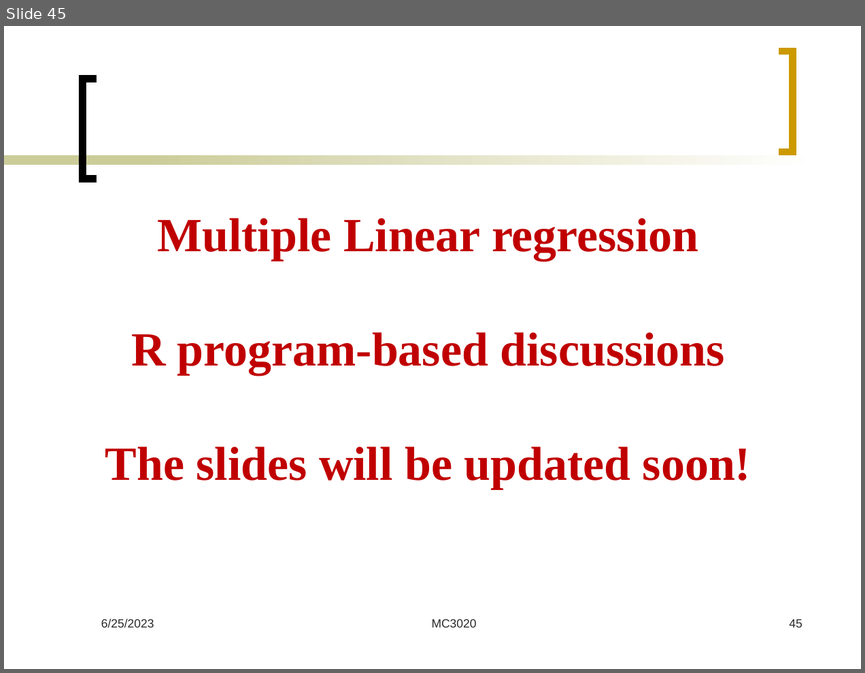
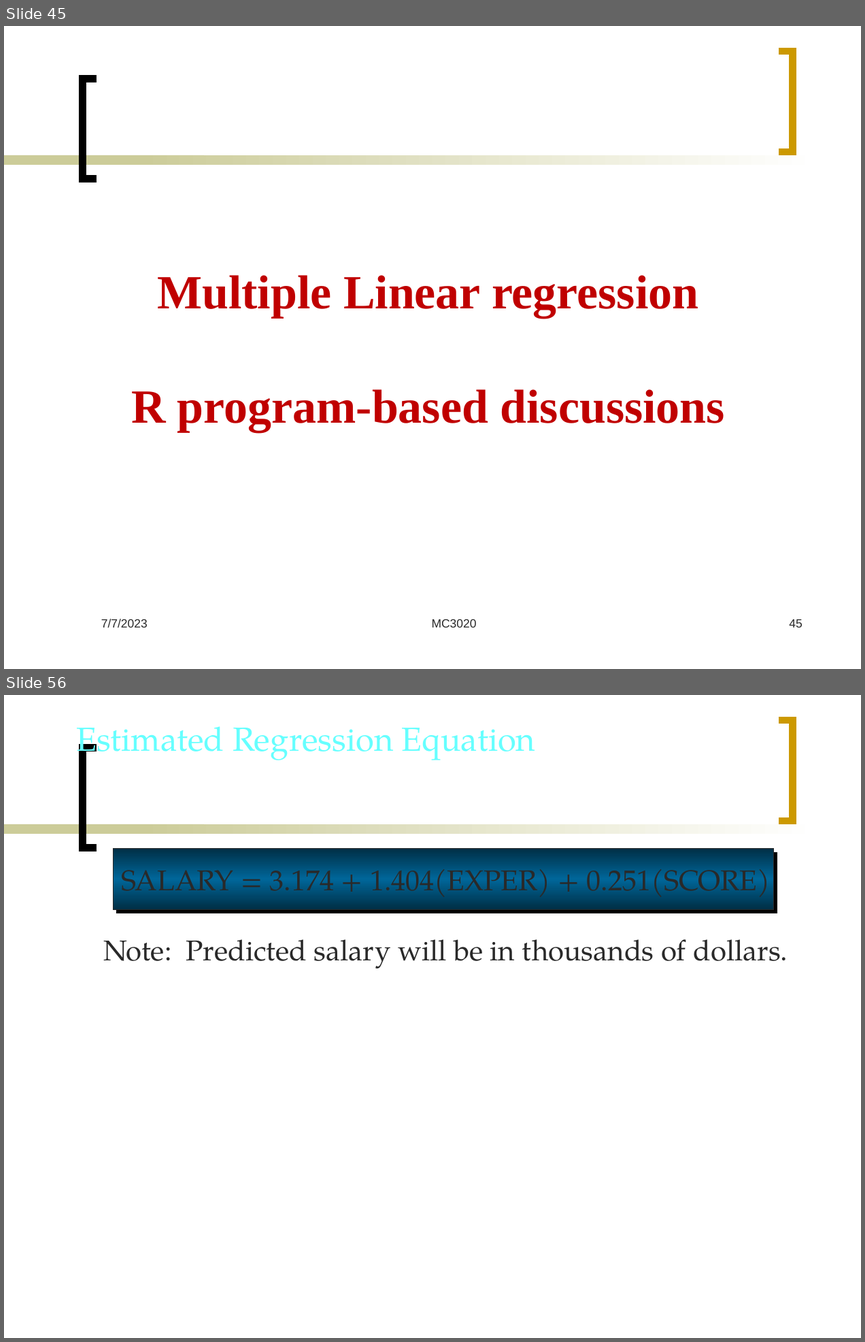
Before and after one commit to Mayooran1987/MC3020, a slide deck: Lect_6.pptx. Shown one above the other, each under a label of ours: slide 45 before the commit, slides 45 and 56 after it; the slides between them are not shown. The pictures are 865x673 and 865x1342 pixels, drawn with LibreOffice and Linux fonts; fonts in the diff are those of the drawing. Boxes give left, top, right and bottom in pixels: in the first picture for what was removed or moved away, otherwise in the second. Text is boxed around its words. In the diff, an @@ line names an element or a change of style, - is before the commit and + after.

```diff
--- a/Lect_6.pptx
+++ b/Lect_6.pptx
@@ slide 56 added at [4, 695, 861, 1338], background #FFFFFF; not listed: 4 template elements that a slide beside it also shows @@
@@ text added at [77, 726, 536, 764], 28 pt, text #66FFFF @@
+Estimated Regression Equation
@@ rectangle added at [113, 849, 773, 909], fill gradient #00496D to #006699, outline #292929 0.5 pt, 24 pt, text #292929 @@
+SALARY = 3.174 + 1.404(EXPER) + 0.251(SCORE)
@@ text added at [103, 939, 787, 968], 24 pt, text #292929 @@
+Note: Predicted salary will be in thousands of dollars.
@@ slide 45 changed as well @@
@@ title at [131, 275, 725, 432]: text changed @@
-Multiple Linear regression
-R program-based discussions
-The slides will be updated soon!
+Multiple Linear regression
+R program-based discussions
@@ text at [101, 618, 147, 627]: text changed @@
-6/25/2023
+7/7/2023
```
Also in this commit, not shown: 44 other slides changed, 37 other slides added.
